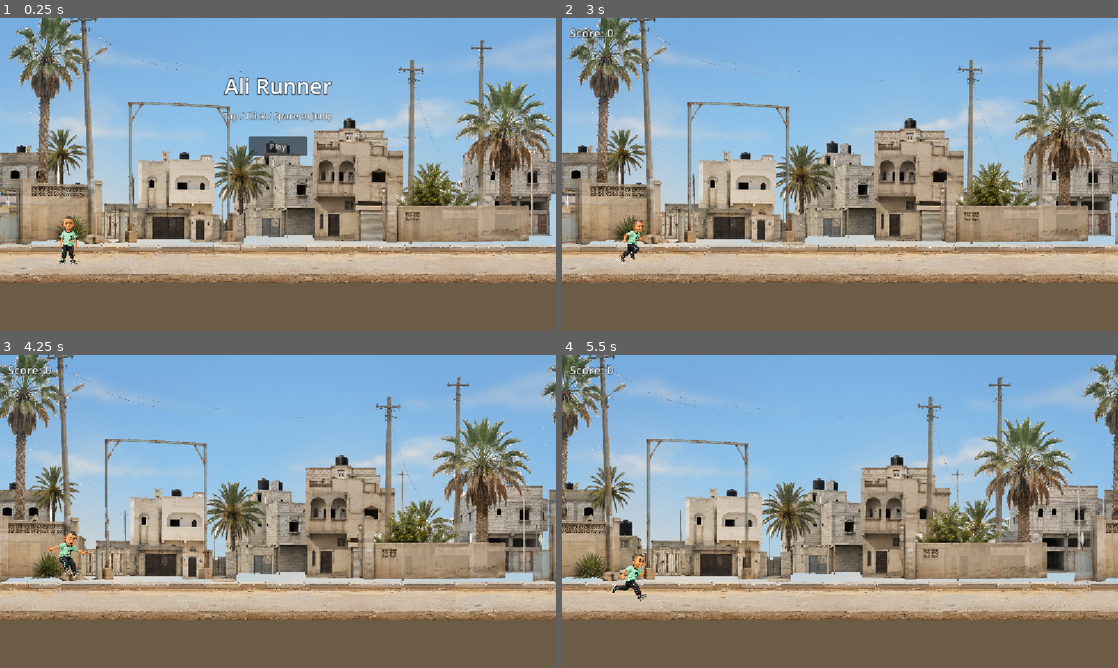
Above: before the commit, frames 1-4 (two rows, left to right).
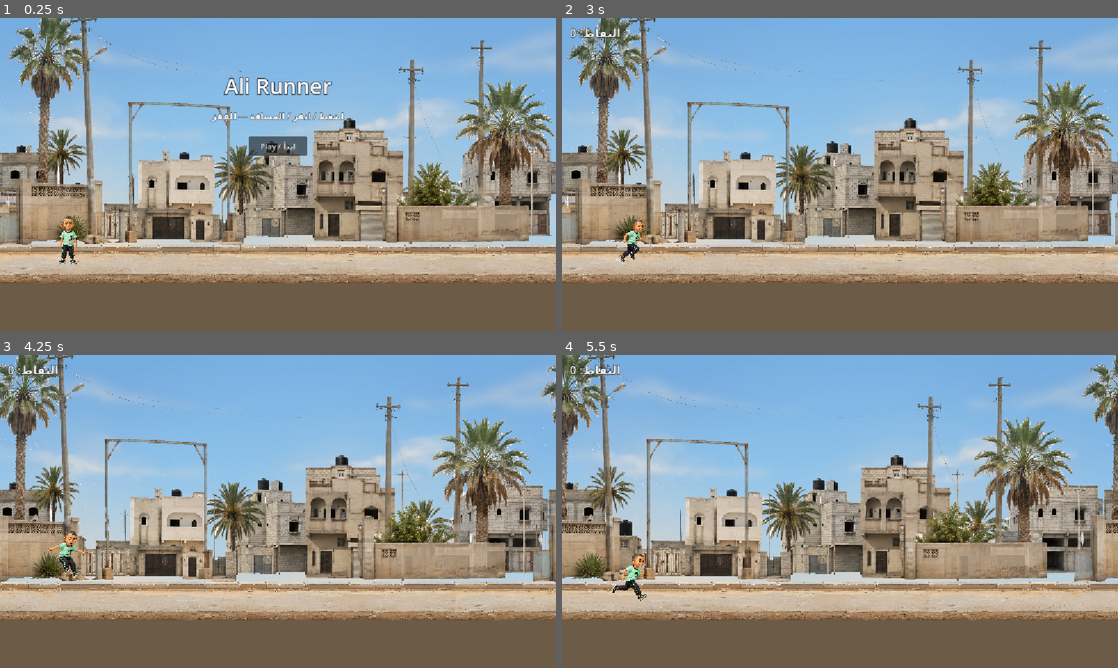
Above: after the commit, the same moments.

Repository: HamzaJwan/Ali-s-Runner
Game: Godot game, scene res://scenes/Main.tscn
Two runs of this game, one before a commit and one after it. Both use one fixed random seed, a clock stepped at 60 frames per second and the inputs below.
Inputs (mouse positions are in pixels of both pictures, inside the frame that each line leads up to):
- Up to frame 1 (0.25 s): no input
- Up to frame 2 (3 s): click "Play" (after the commit: "ابدأ / Play") at 0.5 s; click "التالي / Next" at 1.25 s; click "التالي / Next" at 2 s; click "ابدأ / Start" at 2.75 s
- Up to frame 3 (4.25 s): tap Enter (ui_accept) at 3.5, 3.77 s; move the mouse to (400, 495) at 3.52 s; click (400, 495) at 3.67 s
- Up to frame 4 (5.5 s): move the mouse to (728, 527) at 4.27 s; click (728, 527) at 4.42 s; tap Enter (ui_accept) at 4.52 s; move the mouse to (895, 442) at 5.02 s; click (895, 442) at 5.17 s

The runs differ from the first frame. In frame 1, 0.5% of the frame differs, in the area x 37-62%, y 29-43%; in frame 2, 0.2%; in frame 3, 0.2%; in frame 4, 0.2%.

Commit message:
autopilot: translate remaining UI text to Arabic (score, game over, retry, restart)

Diff:
--- a/scenes/Main.tscn
+++ b/scenes/Main.tscn
@@ -222,15 +222,17 @@
 theme_override_font_sizes/font_size = 18
 theme_override_constants/outline_size = 4
 theme_override_colors/font_outline_color = Color(0, 0, 0, 0.75)
-text = "Tap / Click / Space to jump"
-horizontal_alignment = 1
+text = "اضغط / انقر / المسافة — للقفز"
+horizontal_alignment = 1
+text_direction = 3
+language = "ar"
 
 [node name="PlayButton" type="Button" parent="UI/StartScreen"]
 offset_left = 516.0
 offset_top = 245.0
 offset_right = 636.0
 offset_bottom = 286.0
-text = "Play"
+text = "ابدأ / Play"
 
 [node name="IntroOverlay" type="Control" parent="UI"]
 visible = false
@@ -304,7 +306,9 @@
 theme_override_font_sizes/font_size = 24
 theme_override_constants/outline_size = 5
 theme_override_colors/font_outline_color = Color(0, 0, 0, 0.75)
-text = "Score: 0"
+text = "النقاط: 0"
+text_direction = 3
+language = "ar"
 visible = false
 
 [node name="GameOverLabel" type="Label" parent="UI"]
@@ -315,8 +319,10 @@
 theme_override_font_sizes/font_size = 42
 theme_override_constants/outline_size = 6
 theme_override_colors/font_outline_color = Color(0, 0, 0, 0.75)
-text = "Game Over"
-horizontal_alignment = 1
+text = "انتهت المحاولة"
+horizontal_alignment = 1
+text_direction = 3
+language = "ar"
 visible = false
 
 [node name="GameOverMessage" type="Label" parent="UI"]
@@ -341,7 +347,7 @@
 offset_right = 741.0
 offset_bottom = 373.0
 theme_override_font_sizes/font_size = 18
-text = "Retry from Last Checkpoint"
+text = "إعادة المحاولة من آخر نقطة"
 visible = false
 
 [node name="RestartButton" type="Button" parent="UI"]
@@ -350,7 +356,7 @@
 offset_right = 741.0
 offset_bottom = 438.0
 theme_override_font_sizes/font_size = 18
-text = "Restart from Beginning"
+text = "إعادة البدء من البداية"
 visible = false
 
 [node name="CheckpointPanel" type="Control" parent="UI"]
--- a/scripts/main.gd
+++ b/scripts/main.gd
@@ -328,7 +328,7 @@
 		current_obstacle_speed)
 	start_screen.visible = false
 	score_label.visible = true
-	score_label.text = "Score: %d" % score
+	score_label.text = "النقاط: %d" % score
 	game_over_label.visible = false
 	game_over_message.visible = false
 	retry_button.visible = false
@@ -344,7 +344,7 @@
 
 func _on_obstacle_passed() -> void:
 	score += 1
-	score_label.text = "Score: %d" % score
+	score_label.text = "النقاط: %d" % score
 	var encounter_id := encounter_controller.get_pending_for_score(score)
 	if encounter_id != EncounterCharacter.NONE:
 		_start_checkpoint_encounter(encounter_id)
@@ -644,7 +644,7 @@
 		return
 	fatima_reward_applied = true
 	score += ENCOUNTER_DATA.FATIMA_REWARD_BONUS
-	score_label.text = "Score: %d" % score
+	score_label.text = "النقاط: %d" % score
 	print("[reward] Fatima joy bonus applied: +",
 		ENCOUNTER_DATA.FATIMA_REWARD_BONUS, " score=", score)
 
Not shown, changed: docs/AUTOPILOT_PROGRESS.md
